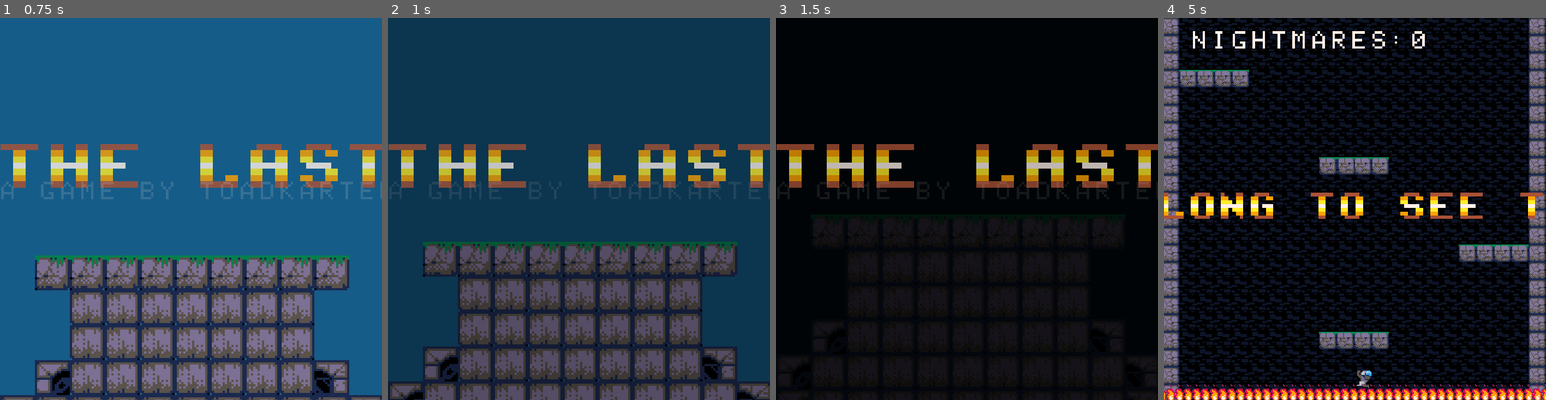
Above: before the commit, frames 1-4 (left to right).
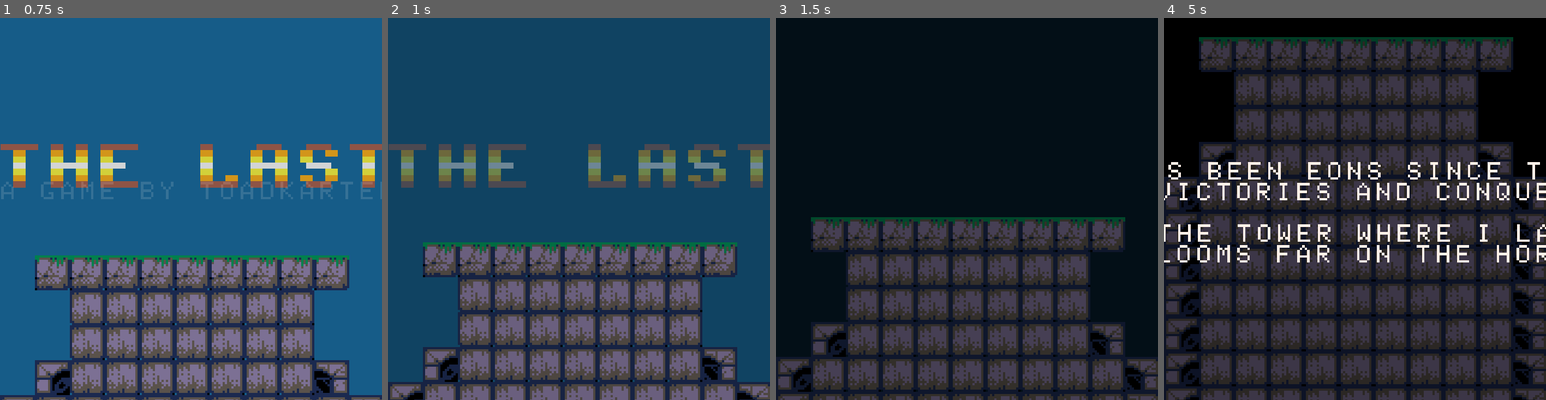
Above: after the commit, the same moments.

Repository: toadkarter/ToyBoxJam2023
Game: Godot game, scene res://Scenes/Game/Main/main.tscn
Same seed, same stepped clock (60 frames per second), same inputs: the game is played once before the commit and once after it.
Inputs:
- Up to frame 1 (0.75 s): hold Right (move_right) from 0.53 s (still down); tap Space (jump) at 0.6 s
- Up to frame 2 (1 s): keep holding Right (move_right); tap Space (jump) at 0.77 s
- Up to frame 3 (1.5 s): keep holding Right (move_right); tap Space (jump) at 1.07, 1.35 s
- Up to frame 4 (5 s): tap Space (jump) at 1.52, 1.82, 2.1, 2.85, 3.02, 3.32, 3.6, 3.77, 4.07, 4.35, 4.52, 4.82 s; release Right (move_right) at 2.03 s; hold Left (move_left) 2.03-2.78 s; hold Right (move_right) 2.78-4.28 s; hold Left (move_left) from 4.28 s (still down)

Frame 1 is identical in both runs. In frame 2, 17% of the frame differs, in the area x 0-100%, y 33-100%; in frame 3, 41%; in frame 4, 84%, in the area x 0-100%, y 0-100%.

Commit message:
Disabling intro skip

Diff:
--- a/Scenes/Game/Intro/Intro.gd
+++ b/Scenes/Game/Intro/Intro.gd
@@ -30,7 +30,9 @@
 func _process(delta: float) -> void:
 	if Input.is_action_just_pressed("jump"):
 		if scroll_has_started:
-			_finish_intro()
+			# Can't be having people skipping the intro lol
+			return
+			# _finish_intro()
 		else:
 			_start_intro()
 
